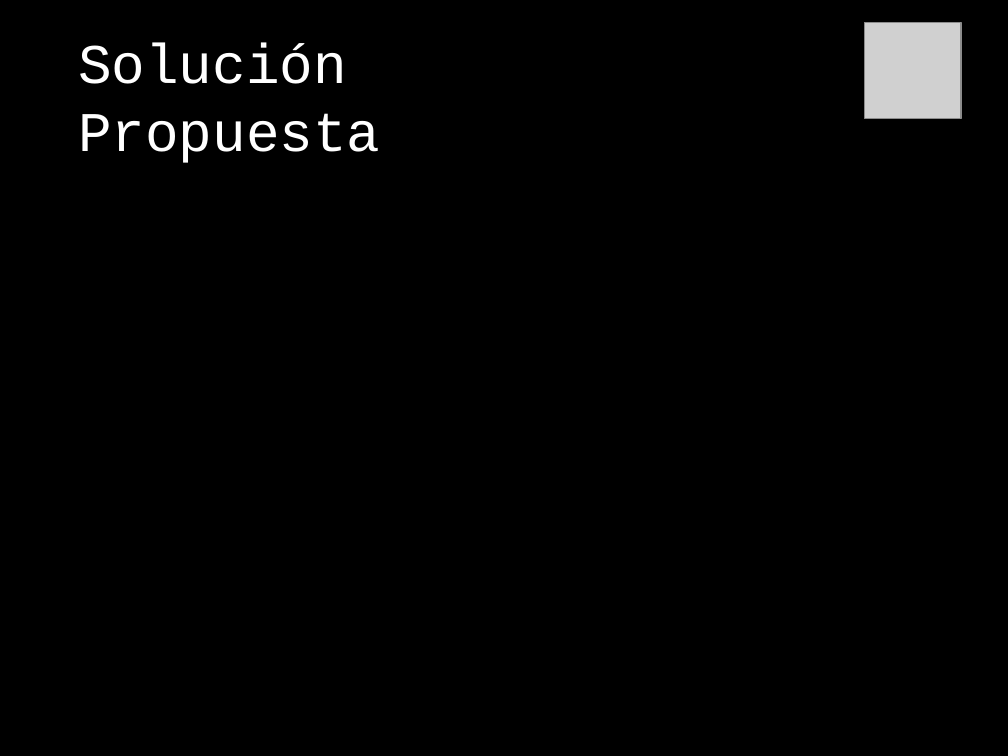
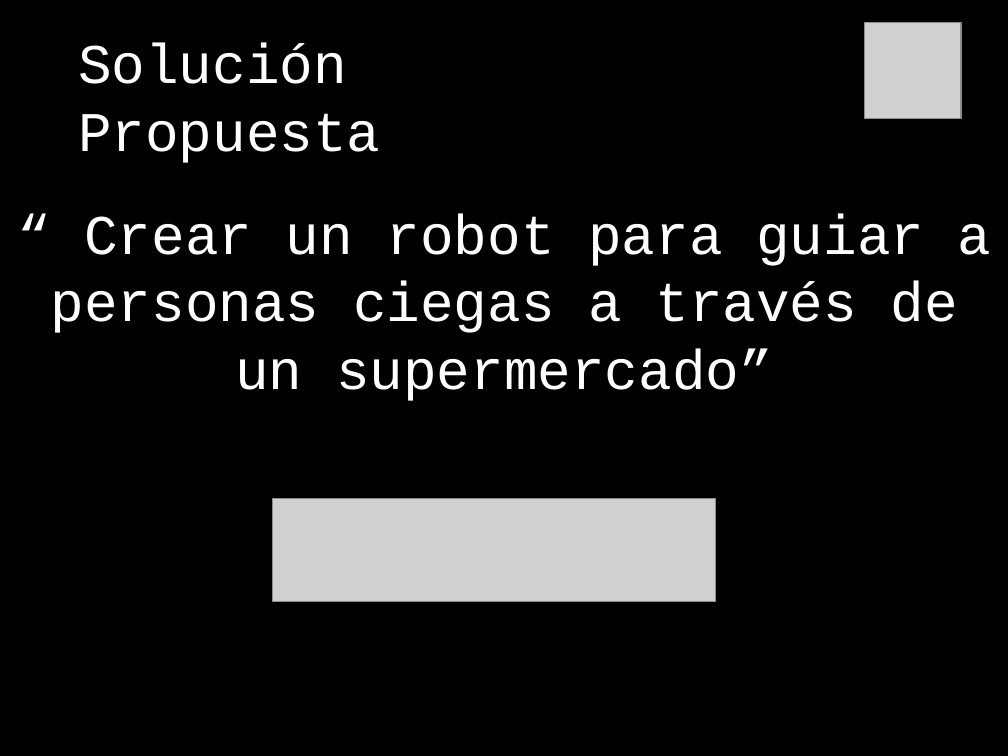
Before and after one commit to jabrena/cre2010, a slide deck: slide 4 of mruiz/docs/PFC presentation.pptx. Drawn at 1008x756 pixels with LibreOffice and Linux fonts; fonts in the diff are those of the drawing; grey boxes stand for pictures. Boxes give left, top, right and bottom in pixels: in the first picture for what was removed or moved away, otherwise in the second. Text is boxed around its words. In the diff, an @@ line names an element or a change of style, - is before the commit and + after.

```diff
--- a/mruiz/docs/PFC presentation.pptx
+++ b/mruiz/docs/PFC presentation.pptx
@@ text added at [51, 214, 992, 401], 40 pt, text #FFFFFF @@
+“ Crear un robot para guiar a personas ciegas a través de un supermercado”
@@ picture added at [272, 499, 716, 602] @@
```
Also in this commit, not shown: 3 other slides changed, 5 slides added, 5 slides removed.
